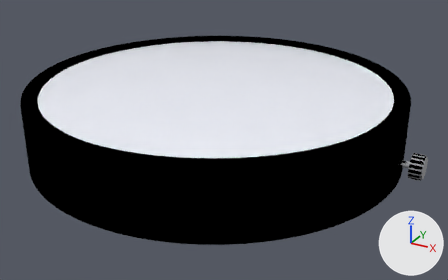
An edit to the glTF model Assets/case.glb, drawn before and after from the same camera.
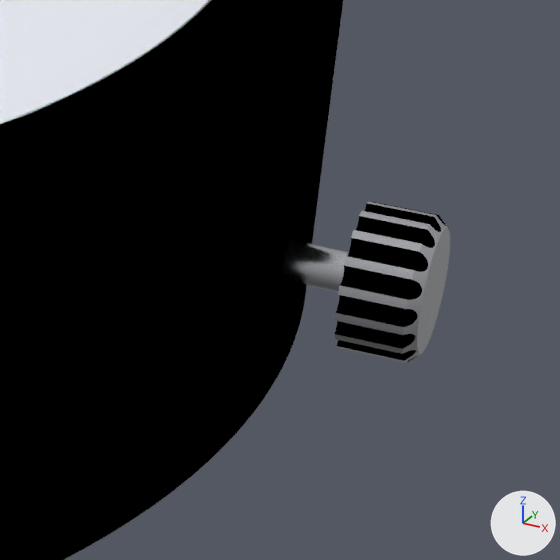
There are two pictures of each version: one whole from a 50 mm camera at (41.5, -73.1, 31.1) aimed at (1.9, -1.1, -4.9), one close up on the part from 78% to 100% of the width and 42% to 77% of the height. The lights are fixed; the arrows at lower right show +X, +Y and +Z. The older version's two pictures come first. Vertices at exactly the same position are counted once.

The first close-up shows 'case', 'crown', 'crystal'.
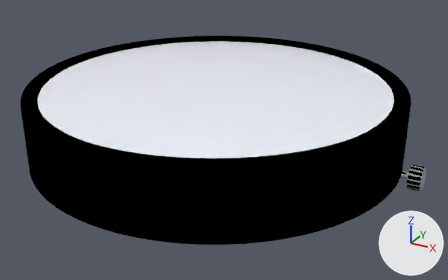
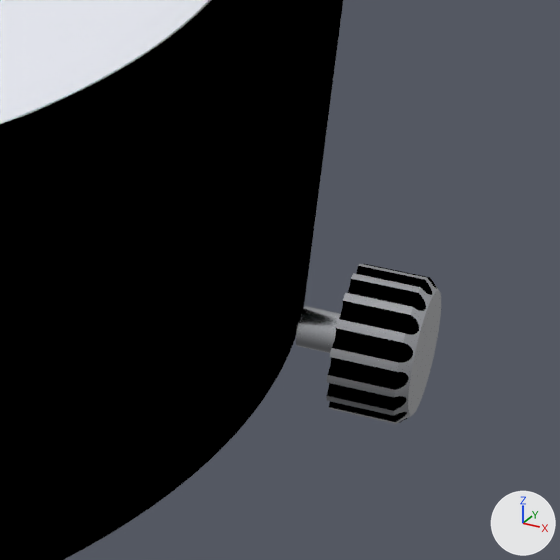
Where the change shows, as pixel boxes [x1, y1, x2, y2] in the close-ups (560 x 560 px; the box of a moved part takes in the faces that stretch with it):
'crown', reshaped: before [281, 201, 450, 362]; after [296, 264, 441, 424]
part 1 of me_crown, moved or reshaped: before [335, 201, 450, 362]; after [326, 264, 441, 424]
part 2 of me_crown, moved or reshaped: before [281, 240, 349, 292]; after [296, 306, 341, 353]

The change, as a diff of the scene's bpy script:
```diff
--- a/Assets/case.glb.py
+++ b/Assets/case.glb.py
@@ me_crown @@
 # used by ob_crown; location = (0.0, 0.0, 0.0)
-me_crown.from_pydata(...)  # 2724 vertices, 5444 faces; spans x 24.76..29.86, y -1.64..1.64, z -4.94..-1.66
+me_crown.from_pydata(...)  # 2724 vertices, 5444 faces; spans x 27.16..29.86, y -1.64..1.64, z -6.45..-3.17
+# me_crown part 1: all 2598 vertices in x 28.16..29.86, y -1.64..1.64, z -4.94..-1.66 are moved by (0.0, 0.0, -1.51)
+# me_crown part 2: all 126 vertices in x 24.76, y -0.45..0.45, z -3.75..-2.85 are moved by (2.4, 0.0, -1.51)
 me_crown.materials.append(mat_crown)
```
